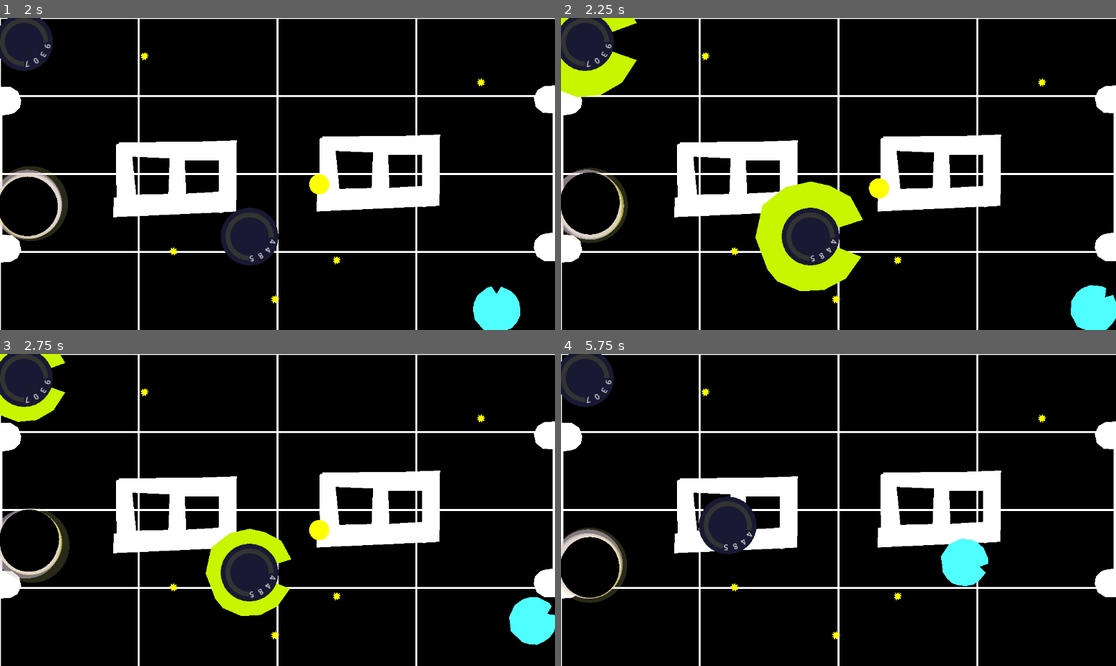
Above: before the commit, frames 1-4 (two rows, left to right).
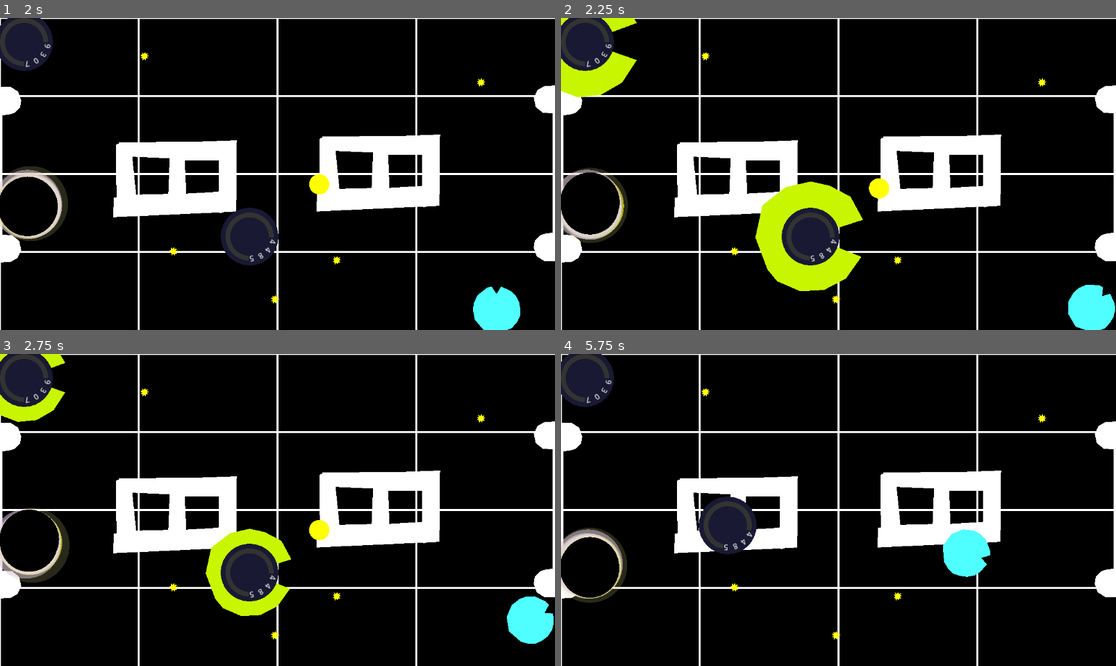
Above: after the commit, the same moments.

Repository: nuitsdesbassins2025/display-engine
Game: Godot game, scene res://Scenes/dogeball.tscn
Same seed, same stepped clock (60 frames per second), same inputs: the game is played once before the commit and once after it.
Inputs (mouse positions are in pixels of both pictures, inside the frame that each line leads up to):
- Up to frame 1 (2 s): tap Enter at 0.5 s; move the mouse to (249, 236) at 0.52 s; hold D from 0.53 s (still down); tap Z at 0.6 s; click (249, 236) at 0.67 s; move the mouse to (444, 220) at 1.27 s; tap E at 1.35 s
- Up to frame 2 (2.25 s): move the mouse to (672, 127) at 2.02 s; release D at 2.03 s; hold A from 2.03 s (still down); tap R at 2.1 s
- Up to frame 3 (2.75 s): keep holding A
- Up to frame 4 (5.75 s): move the mouse to (866, 510) at 2.77 s; tap one key every 0.75 s from 2.85 s: T F G H; click (866, 510) at 2.92 s; move the mouse to (755, 432) at 3.52 s; release A at 3.53 s; hold S 3.53-4.28 s; move the mouse to (960, 494) at 4.27 s; hold D from 4.28 s (still down); move the mouse to (727, 525) at 5.02 s; click (727, 525) at 5.17 s

Frame 1 is identical in both runs. In frame 2, 0.2% of the frame differs, in the area x 91-100%, y 85-100%; in frame 3, 0.2%; in frame 4, 0.6%, in the area x 68-78%, y 56-75%.

Commit message:
murs étendu
pour éviter les fuites derrière les murs

Diff:
--- a/entities/but/dodge_but.tscn
+++ b/entities/but/dodge_but.tscn
@@ -67,11 +67,13 @@
 collision_mask = 2
 
 [node name="CollisionShape2D3" type="CollisionShape2D" parent="back_wall"]
-position = Vector2(-20.5, 432)
+position = Vector2(-15, 772)
+scale = Vector2(1, 2.2)
 shape = SubResource("RectangleShape2D_5j5ho")
 
 [node name="CollisionShape2D" type="CollisionShape2D" parent="back_wall"]
-position = Vector2(-20.5, -420)
+position = Vector2(-18, -671)
+scale = Vector2(1.20392, 1.84024)
 shape = SubResource("RectangleShape2D_5j5ho")
 
 [node name="Scores" type="Node2D" parent="."]
